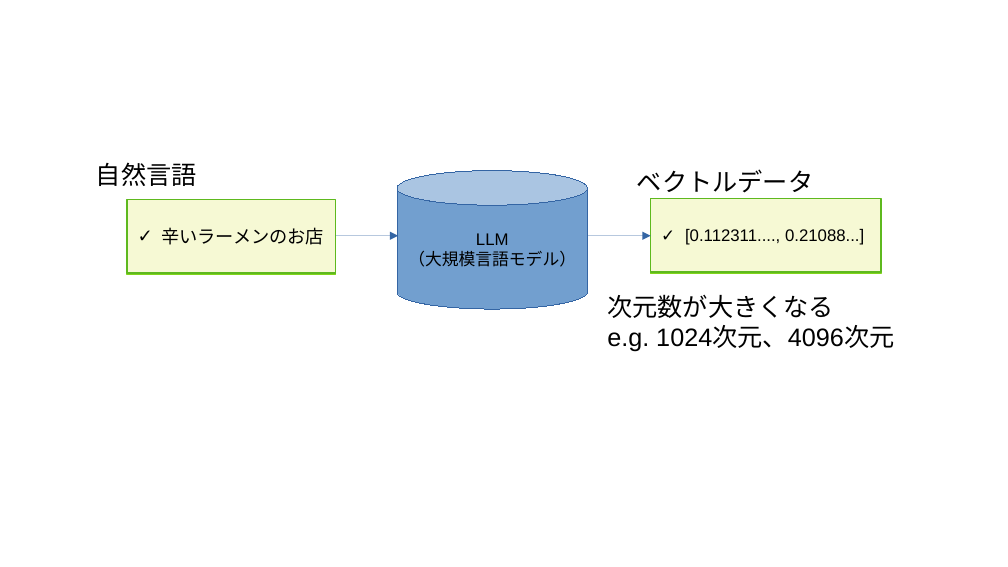
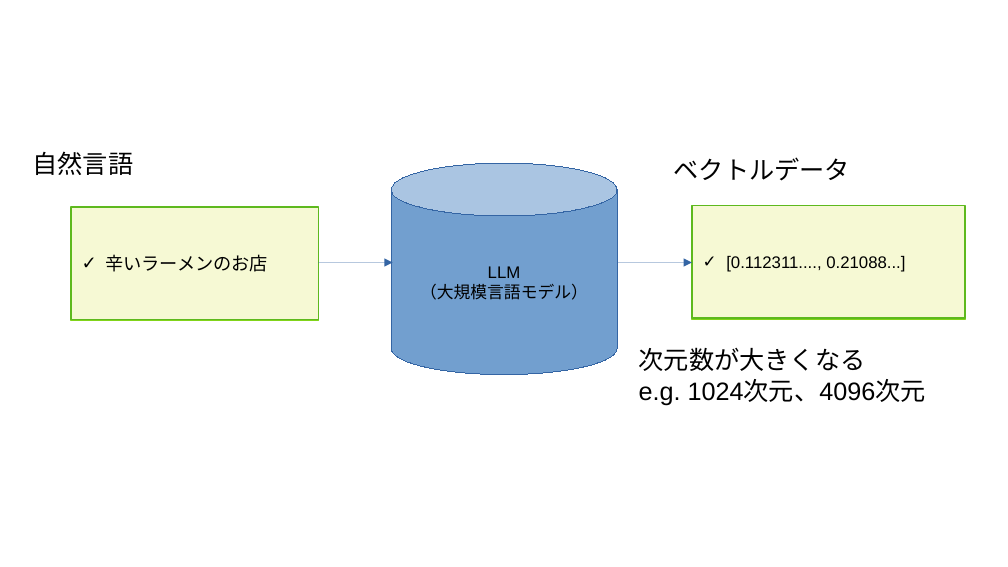
Before and after one commit to komainu8/rabbit-slide-komainu8-postgresql-conference-japan-2025, a slide deck: slide 10 of images.odp. Drawn at 1008x567 pixels with LibreOffice and Linux fonts; fonts in the diff are those of the drawing. Boxes give left, top, right and bottom in pixels: in the first picture for what was removed or moved away, otherwise in the second. Text is boxed around its words. In the diff, an @@ line names an element or a change of style, - is before the commit and + after.

```diff
--- a/images.odp
+++ b/images.odp
@@ text "自然言語": place and size @@
-text "自然言語" at (96, 162, 197, 186)
+text "自然言語" at (32, 151, 133, 175)
@@ text "ベクトルデータ": place and size @@
-text "ベクトルデータ" at (637, 169, 813, 193)
+text "ベクトルデータ" at (674, 157, 850, 181)
@@ cylinder "LLM": place and size @@
-cylinder "LLM" at (397, 170, 588, 308)
+cylinder "LLM" at (391, 163, 617, 375)
@@ rectangle "辛いラーメンのお店": place and size @@
-rectangle "辛いラーメンのお店" at (127, 200, 336, 273)
+rectangle "辛いラーメンのお店" at (72, 207, 319, 319)
@@ rectangle "[0.112311...., 0.21088...]": place and size @@
-rectangle "[0.112311...., 0.21088...]" at (650, 199, 881, 272)
+rectangle "[0.112311...., 0.21088...]" at (691, 206, 965, 318)
@@ arrow moved from (336, 236) - (398, 236) to (319, 262) - (392, 262) @@
@@ arrow moved from (588, 236) - (650, 236) to (618, 262) - (691, 262) @@
@@ text "次元数が大きくなる": place and size @@
-text "次元数が大きくなる" at (607, 294, 894, 352)
+text "次元数が大きくなる" at (639, 347, 926, 405)
```
Also in this commit, not shown: 7 other slides changed, 7 other files.
